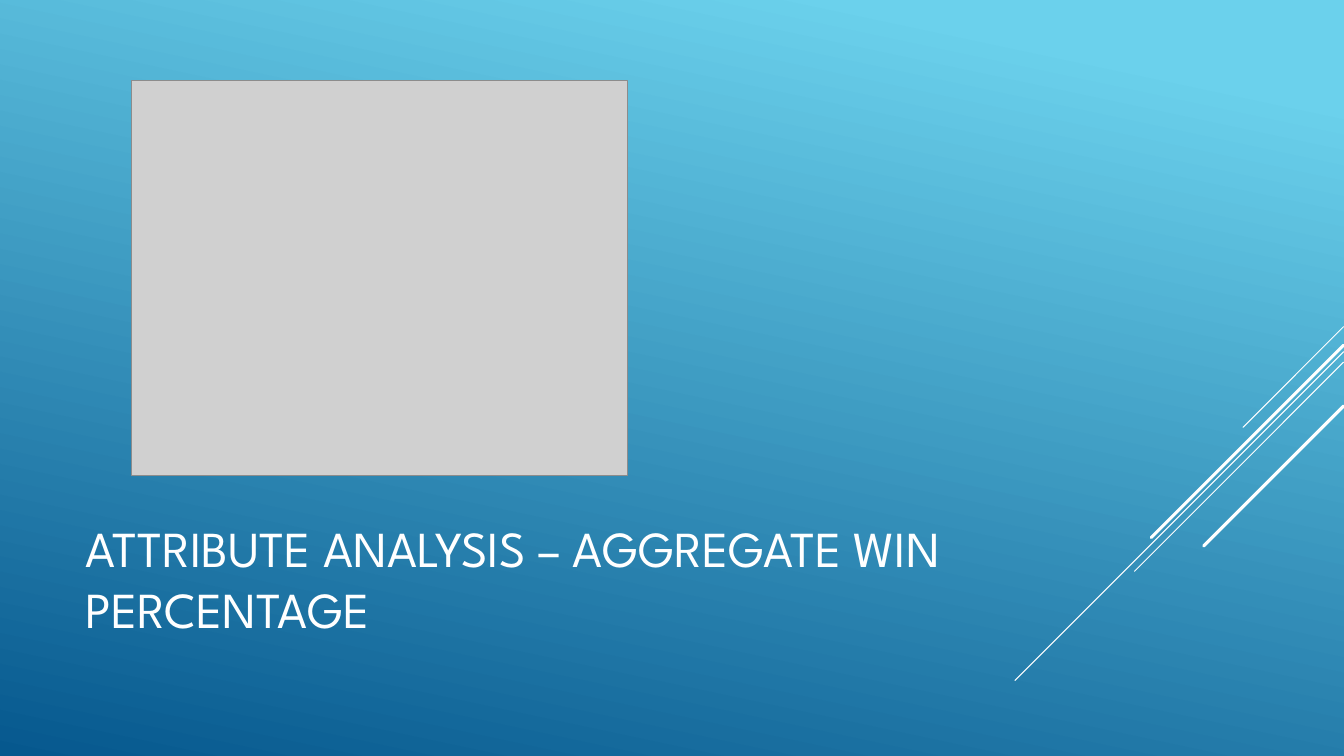
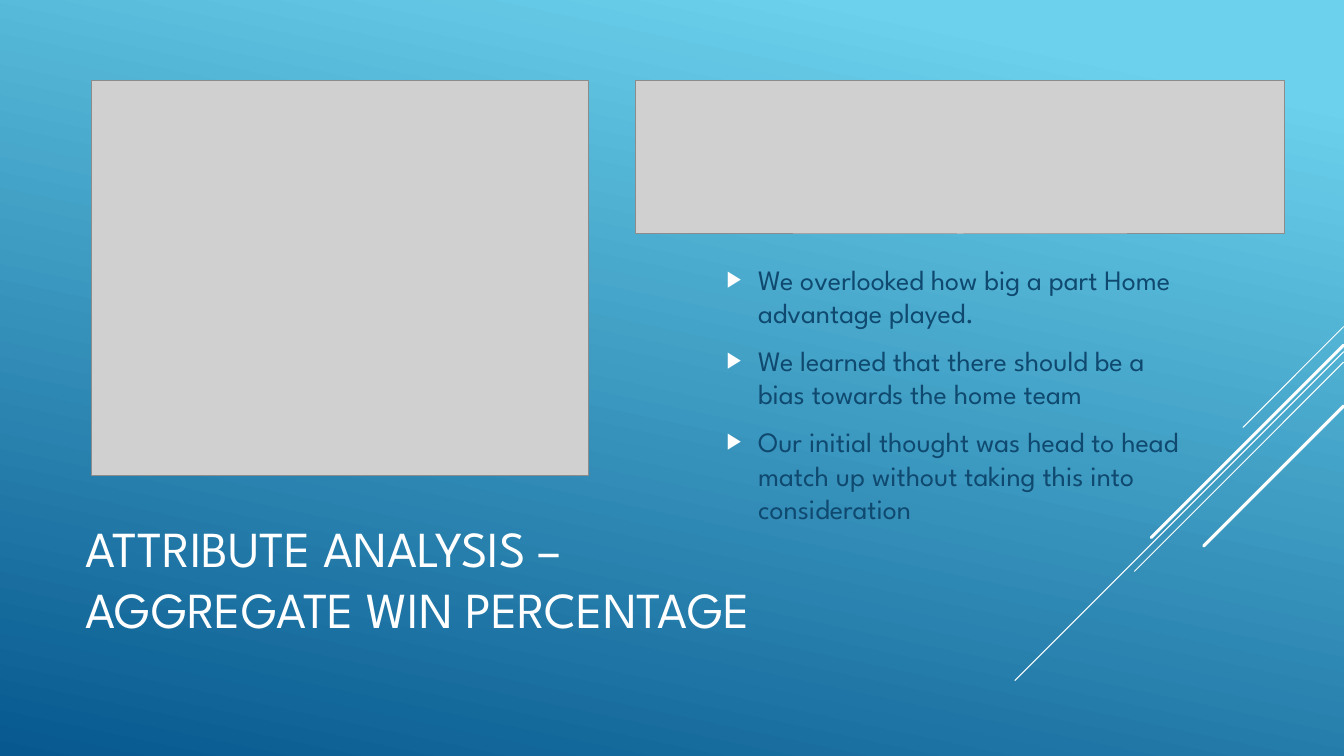
Before and after one commit to russell-brady/data-mining, a slide deck: slide 3 of Documents/WorkshopGroup40.pptx (slide 5 before the commit). Drawn at 1344x756 pixels with LibreOffice and Linux fonts; fonts in the diff are those of the drawing; grey boxes stand for pictures. Boxes give left, top, right and bottom in pixels: in the first picture for what was removed or moved away, otherwise in the second. Text is boxed around its words. In the diff, an @@ line names an element or a change of style, - is before the commit and + after.

```diff
--- a/Documents/WorkshopGroup40.pptx
+++ b/Documents/WorkshopGroup40.pptx
@@ picture: place and size @@
-picture at <box>131,81,628,475</box>
+picture at <box>92,81,589,475</box>
@@ picture added at <box>635,81,1286,234</box> @@
@@ text added at <box>758,271,1178,519</box>, 20 pt, text #0F496F @@
+▶ We overlooked how big a part Home advantage played.
+▶ We learned that there should be a bias towards the home team
+▶ Our initial thought was head to head match up without taking this into consideration
@@ title "ATTRIBUTE ANALYSIS – AGGREGATE WIN ..." rewrapped from <box>86,533,940,629</box> to <box>86,533,750,629</box> @@
```
Also in this commit, not shown: 5 other slides changed, 2 slides added, 2 slides removed, 13 other files.
